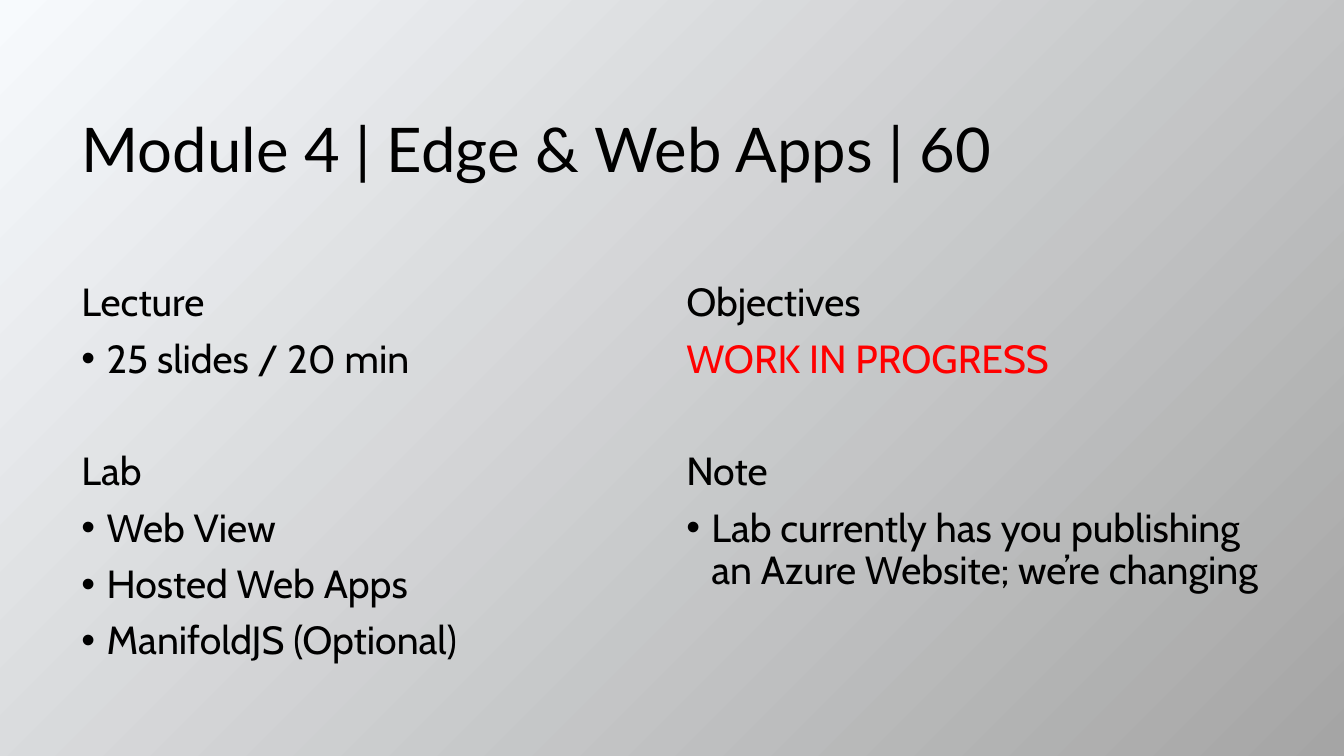
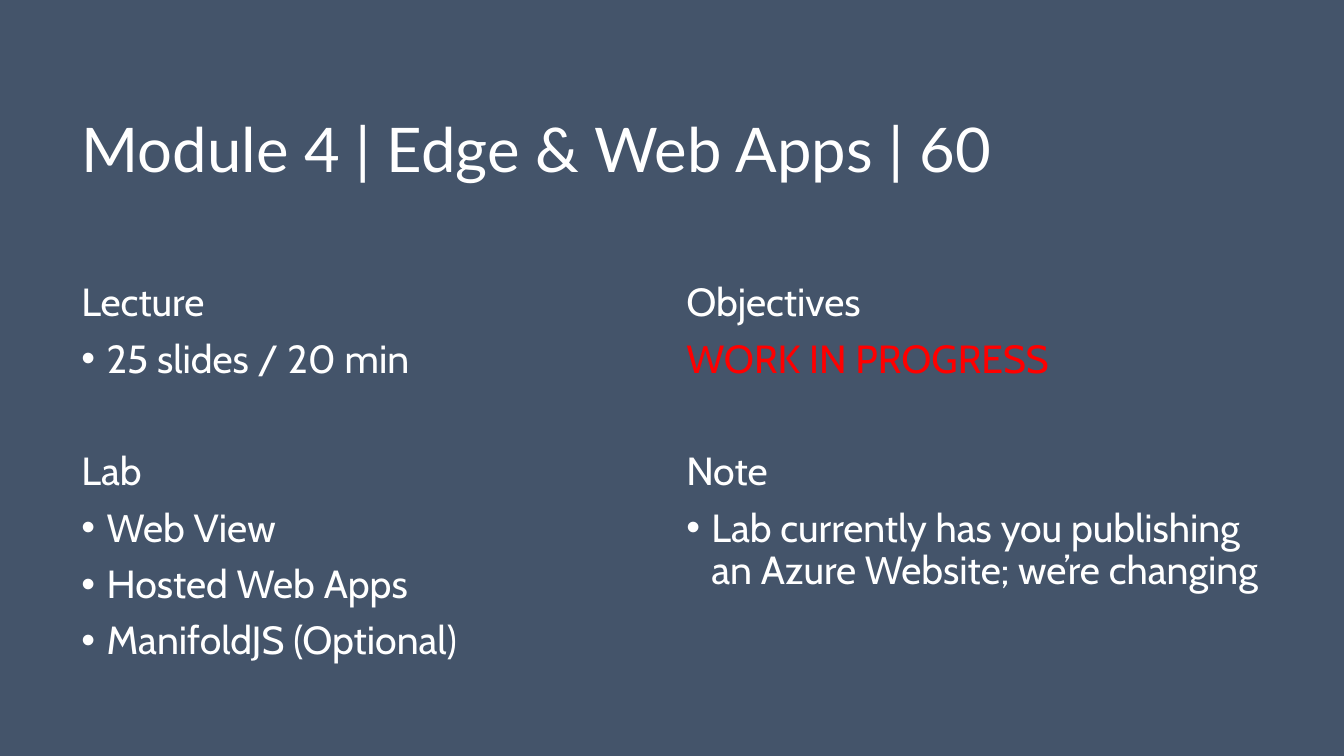
Before and after one commit to evangelism/WinDevWorkshop, a slide deck: slide 11 of 10.08.15.Train the Trainer.pptx. Drawn at 1344x756 pixels with LibreOffice and Linux fonts; fonts in the diff are those of the drawing. Boxes give left, top, right and bottom in pixels: in the first picture for what was removed or moved away, otherwise in the second. Text is boxed around its words. In the diff, an @@ line names an element or a change of style, - is before the commit and + after.

```diff
--- a/10.08.15.Train the Trainer.pptx
+++ b/10.08.15.Train the Trainer.pptx
@@ background gradient #F7FAFD to #A5A5A5 to #44546A @@
@@ title "Module 4 | Edge & ..." at box(81, 126, 991, 184): text colour #000000 to #FFFFFF @@
@@ text "Lecture" at box(81, 288, 457, 664): text colour #000000 to #FFFFFF @@
@@ text at box(686, 286, 1258, 594): text colour #000000 to #FFFFFF in "Objectives", "Note", "Lab currently has you publishing an Azure ..." @@
```
Also in this commit, not shown: 15 other slides changed.
